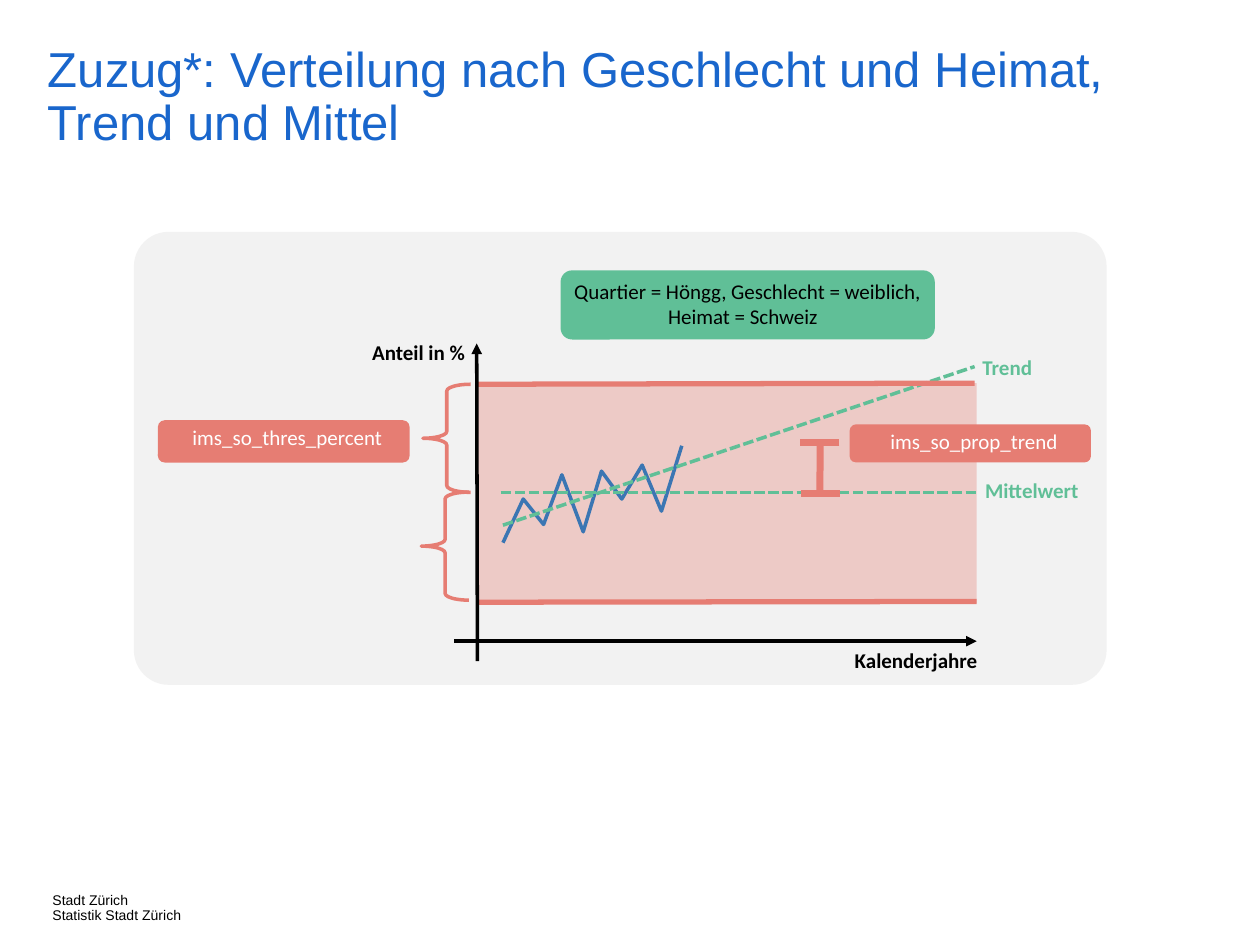
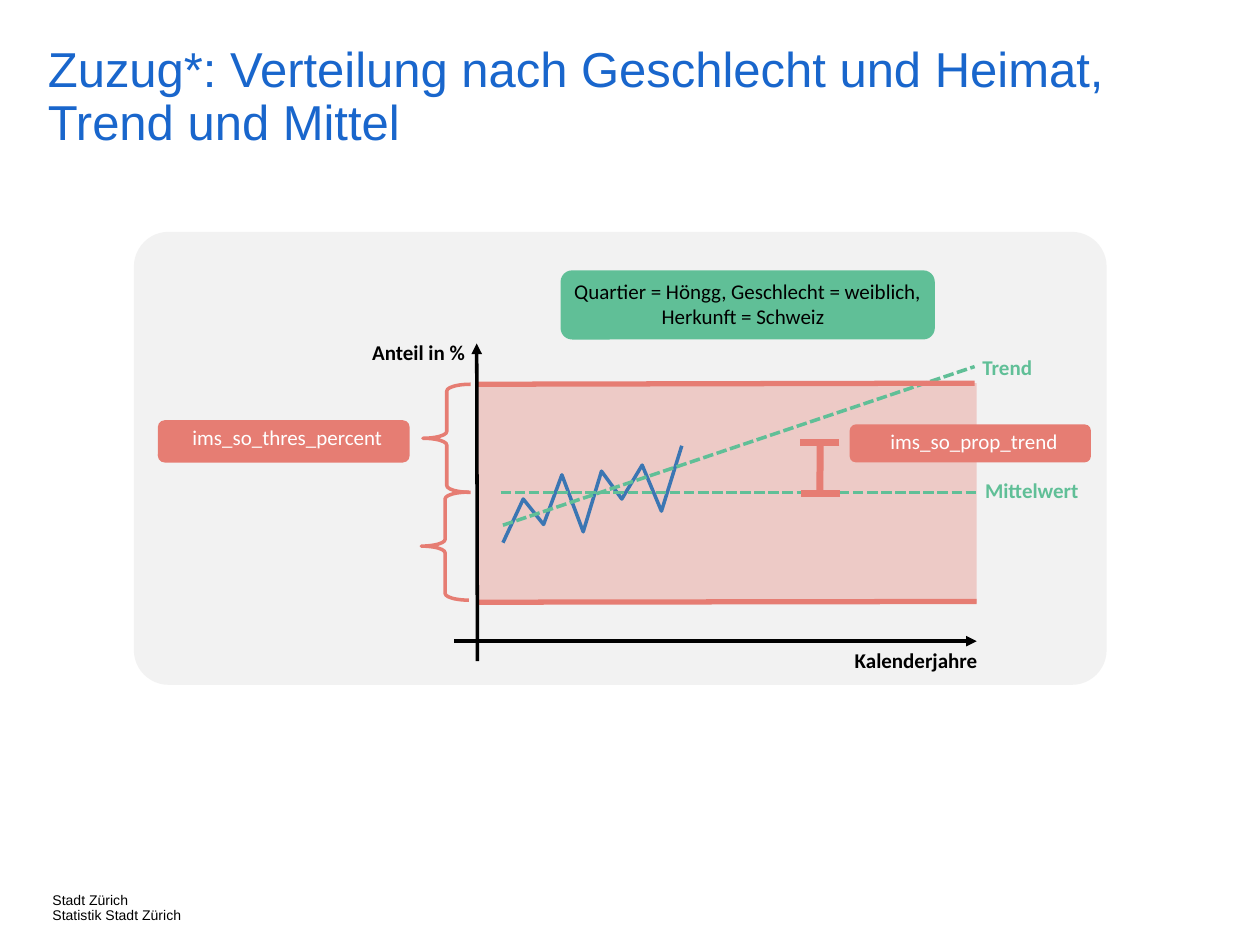
Before and after one commit to StatistikStadtZuerich/BevSzen, a slide deck: slide 27 of 2020phase2/5_Documentation/Concepts.pptx. Drawn at 1260x945 pixels with LibreOffice and Linux fonts; fonts in the diff are those of the drawing. Boxes give left, top, right and bottom in pixels: in the first picture for what was removed or moved away, otherwise in the second. Text is boxed around its words. In the diff, an @@ line names an element or a change of style, - is before the commit and + after.

```diff
--- a/2020phase2/5_Documentation/Concepts.pptx
+++ b/2020phase2/5_Documentation/Concepts.pptx
@@ text at <box>574,284,921,324</box>: text changed @@
-Quartier = Höngg, Geschlecht = weiblich, Heimat = Schweiz
+Quartier = Höngg, Geschlecht = weiblich, Herkunft = Schweiz
```
Also in this commit, not shown: 2 other slides changed, 3 other files.
